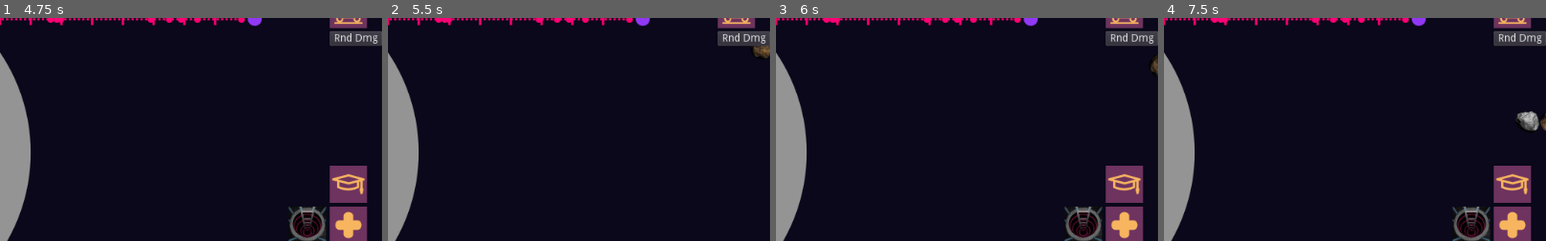
Above: before the commit, frames 1-4 (left to right).
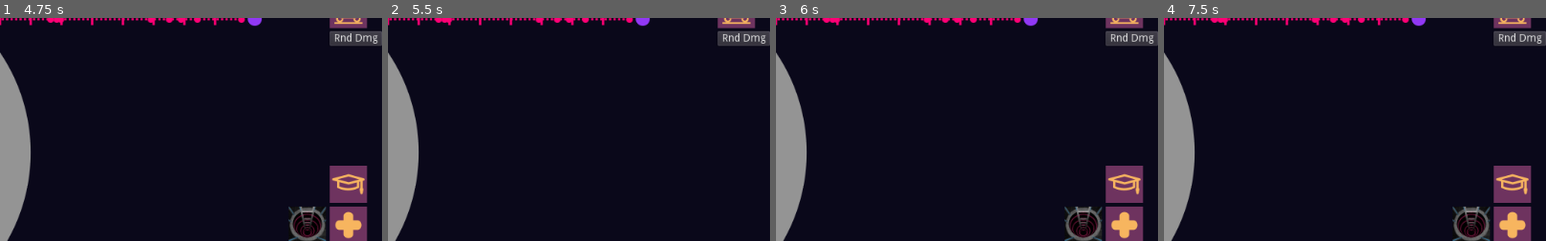
Above: after the commit, the same moments.

Repository: jhlothamer/gameOff2020
Game: Godot game, scene res://scenes/title/title.tscn
Same seed, same stepped clock (60 frames per second), same inputs: the game is played once before the commit and once after it. Sound files missing from this copy of the repository are replaced by a short silence.
Inputs (mouse positions are % of the whole screen's width and height, from its top left):
- Up to frame 1 (4.75 s): click "New Game" at 0.5 s; move the mouse to (72, 45) at 1.27 s; hold Right (ui_right) 1.28-2 s; hold Tab (ui_focus_next) 1.28-2 s; click (72, 45) at 1.42 s; drag from (30, 55) to (13, 44) at 2.02 s; click (96, 92) at 2.75 s; click (90, 65) at 3.5 s; click (96, 92) at 4.25 s
- Up to frame 2 (5.5 s): click (90, 83) at 5 s
- Up to frame 3 (6 s): click (96, 92) at 5.75 s
- Up to frame 4 (7.5 s): click (96, 47) at 6.5 s; click (96, 92) at 7.25 s
The pictures show only the part of the screen within x 50-100%, y 9-59%; the shares and areas given below are measured in that part.

Frame 1 is identical in both runs. In frame 2, 0.2% of the frame differs, in the area x 95-100%, y 12-19%; in frame 3, 0.1%; in frame 4, 0.5%, in the area x 92-100%, y 41-52%.

Commit message:
tweak time

Diff:
--- a/game/scenes/managers/SpawnerMgr.gd
+++ b/game/scenes/managers/SpawnerMgr.gd
@@ -9,8 +9,8 @@
 var spawn_extents_max = Vector2(13233,9203.9)
 
 onready var fragment_scene = preload("res://scenes/game/Fragment.tscn")
-export var min_time_between_asteroids:float = 4 #seconds
-export var max_time_between_asteroids:float = 8
+export var min_time_between_asteroids:float = 1 #seconds
+export var max_time_between_asteroids:float = 2
 export var debug := false
 
 export var showers_per_game_min = 5
@@ -89,13 +89,16 @@
 			return true
 	return false
 
-func _input(event):
-	if event.is_action_pressed("ui_focus_next") and not event.is_echo():
-		var new_event = {}
-		new_event["time"] = 0#dosnt matter
-		new_event["type"] = 0
-		new_event["duration"] = 100
-		_on_AsteroidShowerEvent(new_event)
+# testing, uncomment func below and press tab to spawn shower
+
+
+#func _input(event):
+#	if event.is_action_pressed("ui_focus_next") and not event.is_echo():
+#		var new_event = {}
+#		new_event["time"] = 0#dosnt matter
+#		new_event["type"] = 0
+#		new_event["duration"] = 100
+#		_on_AsteroidShowerEvent(new_event)
 
 func _initialize_timeline():
 	total_game_time = get_parent().get_node("Hud/TimeLine").game_time_length_minutes * 60
